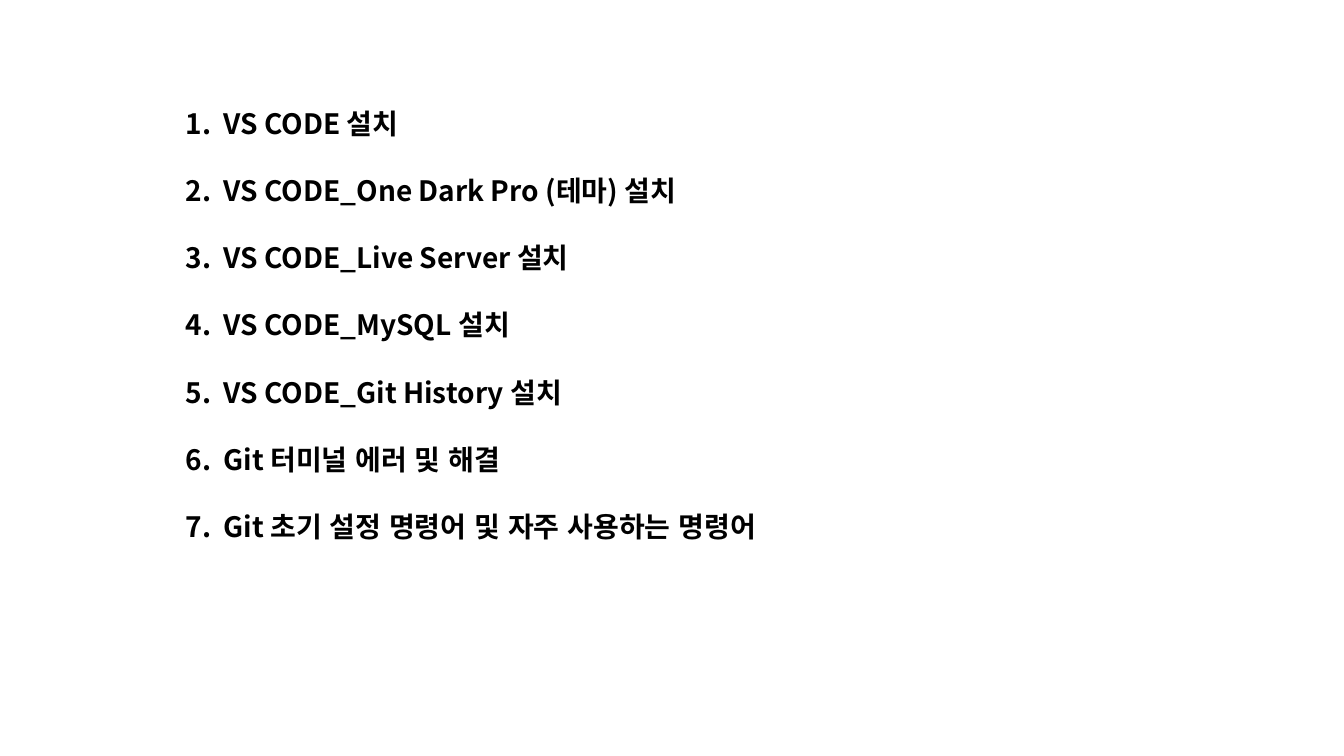
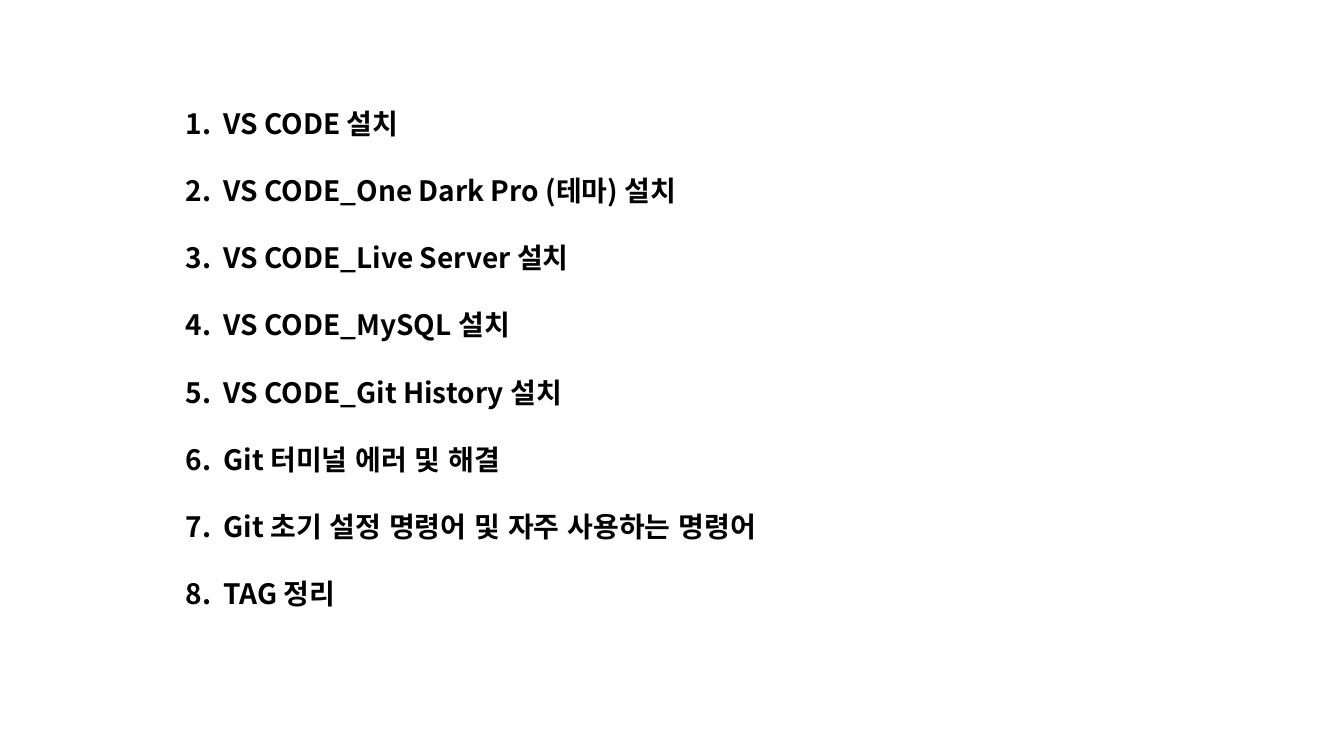
Before and after one commit to shchoichoko/web, a slide deck: slide 2 of HTML,CSS_DAY1/강의 정리_(vsCode세팅_Git세팅).pptx. Drawn at 1344x756 pixels with LibreOffice and Linux fonts; fonts in the diff are those of the drawing. Boxes give left, top, right and bottom in pixels: in the first picture for what was removed or moved away, otherwise in the second. Text is boxed around its words. In the diff, an @@ line names an element or a change of style, - is before the commit and + after.

Commit message:
HTML TAG 정리한 내용 추가.

```diff
--- a/HTML,CSS_DAY1/강의 정리_(vsCode세팅_Git세팅).pptx
+++ b/HTML,CSS_DAY1/강의 정리_(vsCode세팅_Git세팅).pptx
@@ text at box(224, 580, 336, 607): paragraph added @@
+8. TAG 정리
```
Also in this commit, not shown: 1 slide added.
